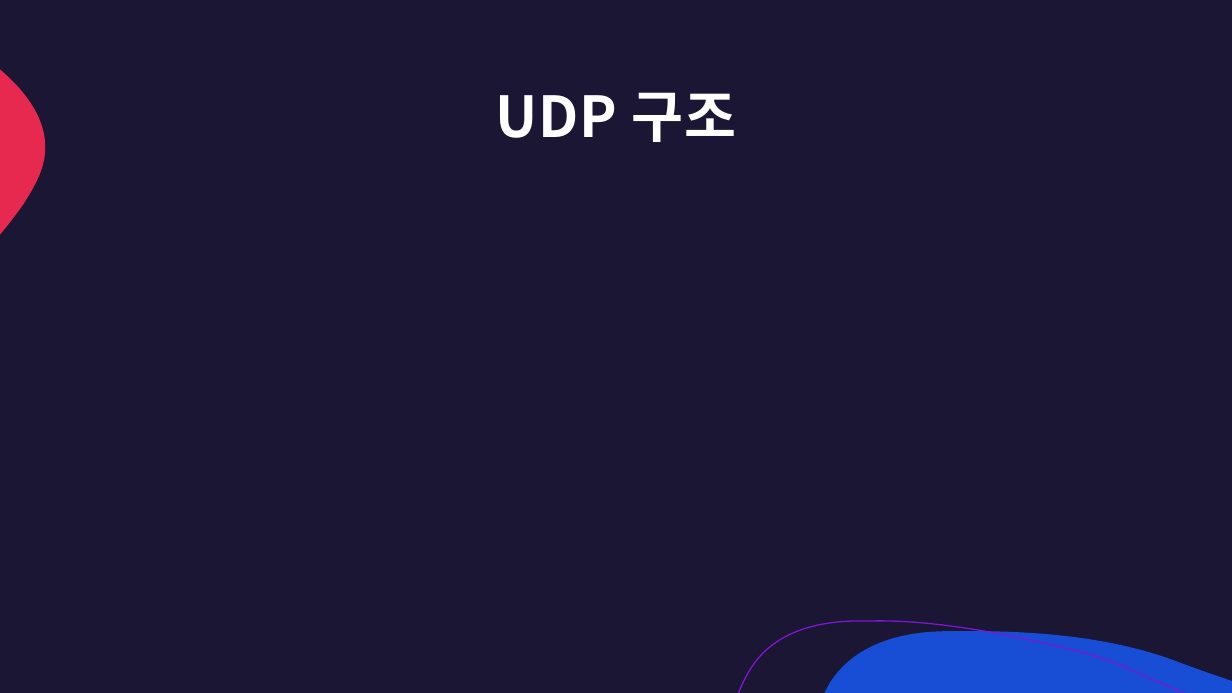
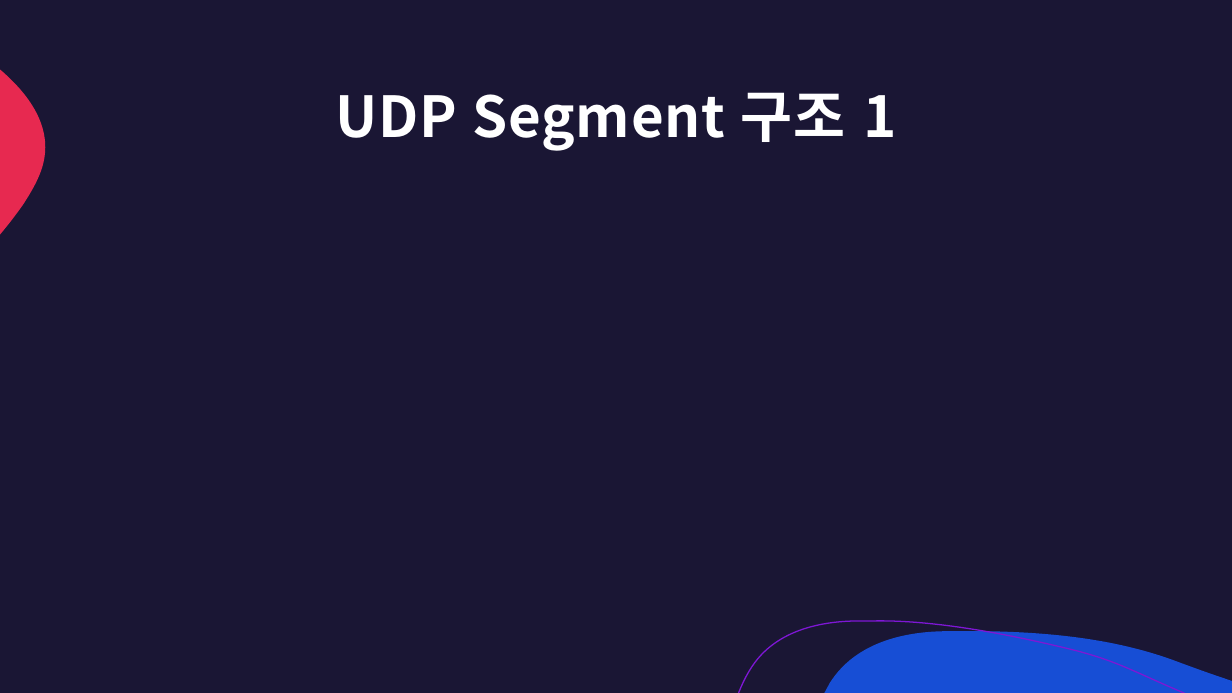
Before and after one commit to lumen4723/2024_network, a slide deck: slide 9 of 2.pptx (slide 8 before the commit). Drawn at 1232x693 pixels with LibreOffice and Linux fonts; fonts in the diff are those of the drawing. Boxes give left, top, right and bottom in pixels: in the first picture for what was removed or moved away, otherwise in the second. Text is boxed around its words. In the diff, an @@ line names an element or a change of style, - is before the commit and + after.

```diff
--- a/2.pptx
+++ b/2.pptx
@@ title at (335,92,896,151): text changed @@
-UDP 구조
+UDP Segment 구조 1
```
Also in this commit, not shown: 2 other slides changed, 16 slides added, 2 slides removed, 1 other file.
